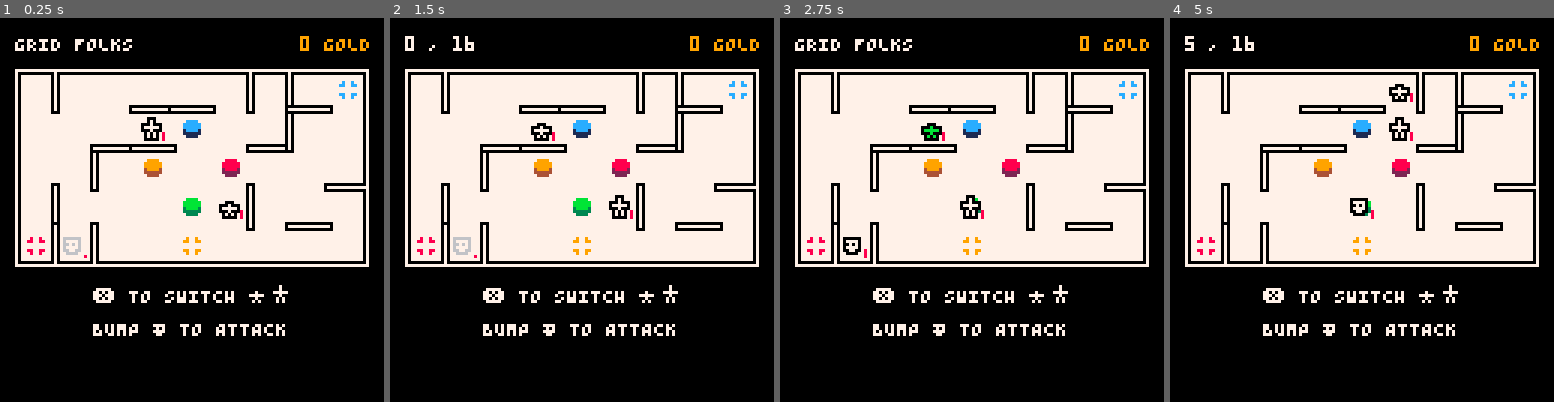
Above: before the commit, frames 1-4 (left to right).
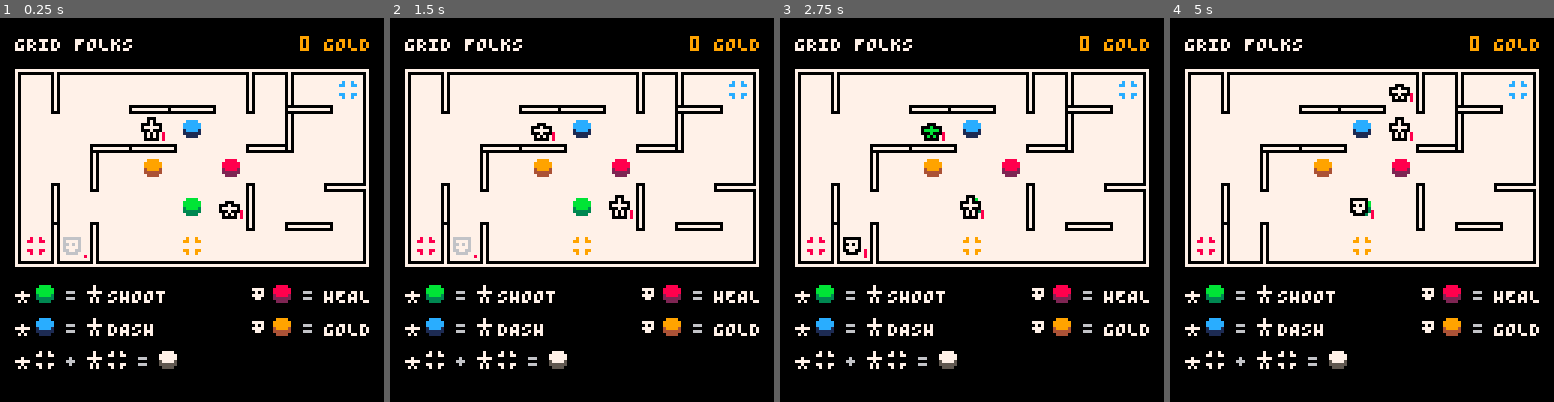
Above: after the commit, the same moments.

Repository: taylordolan/grid-folks
Game: PICO-8 cartridge grid_folks.p8
Same seed, same stepped clock (60 frames per second), same inputs: the game is played once before the commit and once after it.
Inputs:
- Up to frame 1 (0.25 s): no input
- Up to frame 2 (1.5 s): tap O (Z key) at 0.33, 0.7, 1.43 s; tap X (X key) at 1.07 s
- Up to frame 3 (2.75 s): hold Left 1.97-2.37 s; tap X (X key) at 2.07, 2.4, 2.73 s; tap O (Z key) at 2.22 s; hold Down from 2.42 s (still down)
- Up to frame 4 (5 s): release Down at 2.82 s; hold Right 2.87-3.53 s; tap X (X key) every 0.33 s from 3.07 to 4.73 s; tap O (Z key) at 3.1, 3.98, 4.87 s; hold Up 3.58-4.08 s; hold Right 4.13-4.53 s; hold Down from 4.58 s (still down)

The runs differ from the first frame. In frame 1, 3.4% of the frame differs, in the area x 3-97%, y 69-92%; in frame 2, 3.8%; in frame 3, 3.4%; in frame 4, 3.8%, in the area x 3-97%, y 4-92%.

Commit message:
prep for export

Diff:
--- a/grid_folks.p8
+++ b/grid_folks.p8
@@ -168,14 +168,14 @@
   end
   update_hero_sprites()
 
-  if btnp(4) then
-    debug_mode = not debug_mode
-    -- for testing game end state
-    -- if #exits ~= 2 then
-    --   add_button()
-    --   refresh_pads()
-    -- end
-  end
+  -- if btnp(4) then
+  --   debug_mode = not debug_mode
+  --   -- for testing game end state
+  --   -- if #exits ~= 2 then
+  --   --   add_button()
+  --   --   refresh_pads()
+  --   -- end
+  -- end
 
   -- if the system should be waiting, then wait
   if delay > 0 then
@@ -316,11 +316,11 @@
   end
 
   function draw_instructions()
-    if not has_switched or not has_killed then
-      draw_intro_instructions()
-    else
-      draw_button_instructions()
-    end
+    -- if not has_switched or not has_killed then
+    --   draw_intro_instructions()
+    -- else
+    draw_button_instructions()
+    -- end
   end
 
   function draw_intro_instructions()
